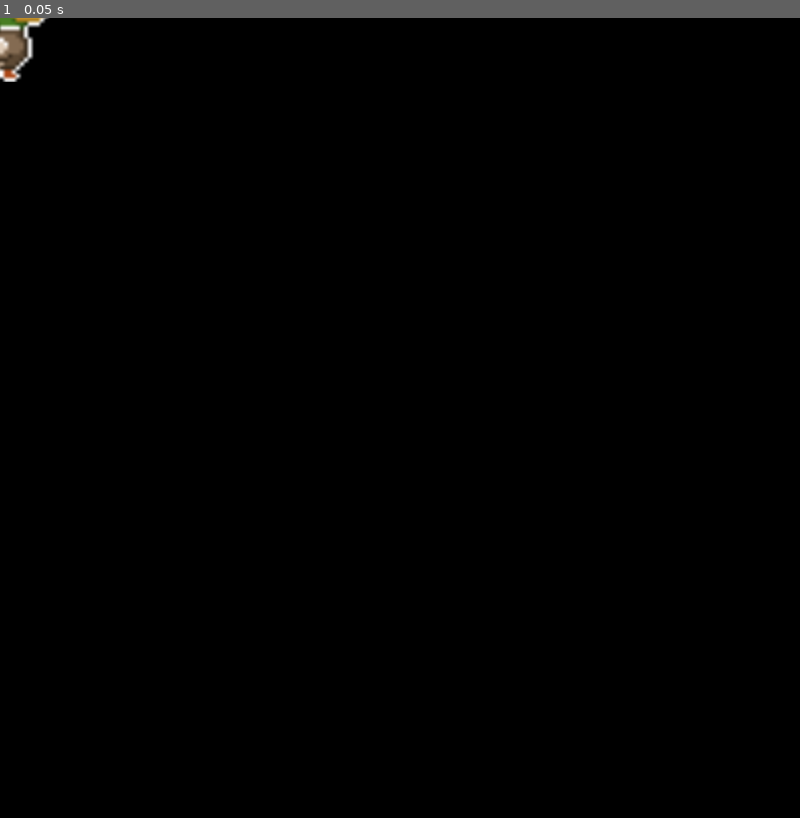
Above: before the commit, frame 1.
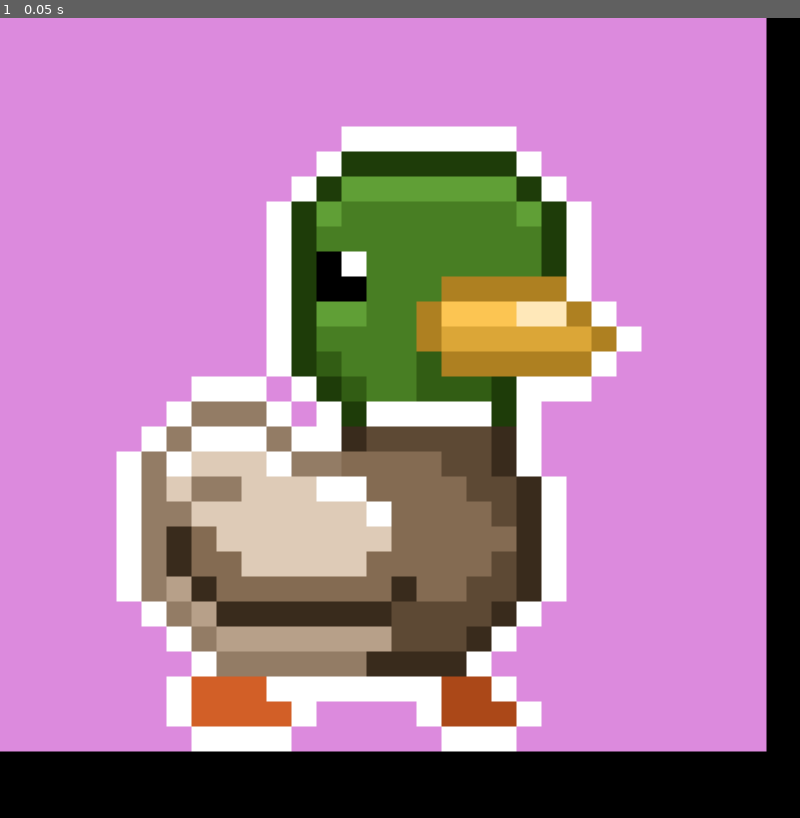
Above: after the commit, the same moment.

Repository: AndrewHaralson/DucktopDuckiePet
Game: Godot game, scene res://2Dscene.tscn
The game is run twice, just before and just after one commit, with the same random seed, the same clock (stepped at 60 frames per second) and the same inputs. Before the commit the project has no main scene; this scene is started directly in both runs.
Inputs:
- Up to frame 1 (0.05 s): no input

The runs differ from the first frame. In frame 1, 88% of the frame differs, in the area x 0-96%, y 0-92%.

Commit message:
made the duckie bounce around its finally working

Diff:
--- a/2Dscene.tscn
+++ b/2Dscene.tscn
@@ -1,5 +1,6 @@
 [gd_scene format=3 uid="uid://dkkn03k47arkh"]
 
+[ext_resource type="Script" uid="uid://bc3nlpcvpu7ux" path="res://scriptForDuckie.gd" id="1_4u5wd"]
 [ext_resource type="Texture2D" uid="uid://cxmq66e8y405l" path="res://ducky_3_spritesheet.png" id="1_vqkv7"]
 
 [sub_resource type="AtlasTexture" id="AtlasTexture_4u5wd"]
@@ -74,7 +75,7 @@
 atlas = ExtResource("1_vqkv7")
 region = Rect2(160, 32, 32, 32)
 
-[sub_resource type="SpriteFrames" id="SpriteFrames_i8ep6"]
+[sub_resource type="SpriteFrames" id="SpriteFrames_udmtx"]
 animations = [{
 "frames": [{
 "duration": 1.0,
@@ -91,7 +92,7 @@
 }],
 "loop": 1,
 "name": &"idle-bounce",
-"speed": 5.0
+"speed": 10.0
 }, {
 "frames": [{
 "duration": 1.0,
@@ -102,7 +103,7 @@
 }],
 "loop": 1,
 "name": &"idle-normal",
-"speed": 5.0
+"speed": 4.0
 }, {
 "frames": [{
 "duration": 1.0,
@@ -125,7 +126,7 @@
 }],
 "loop": 1,
 "name": &"walk-bounce",
-"speed": 5.0
+"speed": 10.0
 }, {
 "frames": [{
 "duration": 1.0,
@@ -148,16 +149,27 @@
 }],
 "loop": 1,
 "name": &"walk-normal",
-"speed": 5.0
+"speed": 8.0
 }]
 
+[sub_resource type="RectangleShape2D" id="RectangleShape2D_e3awi"]
+size = Vector2(64, 64)
+
 [node name="Node2D" type="Node2D" unique_id=1595614687]
+scale = Vector2(3, 3)
+script = ExtResource("1_4u5wd")
 
-[node name="AnimatedSprite2D" type="AnimatedSprite2D" parent="." unique_id=1568617603]
-sprite_frames = SubResource("SpriteFrames_i8ep6")
-animation = &"idle-bounce"
-frame_progress = 0.35018274
+[node name="AnimatedSprite2D" type="AnimatedSprite2D" parent="." unique_id=644313234]
+texture_filter = 1
+position = Vector2(-2.6666667, -5.3333335)
+scale = Vector2(2, 2)
+sprite_frames = SubResource("SpriteFrames_udmtx")
+animation = &"walk-normal"
+centered = false
 
-[node name="Area2D" type="Area2D" parent="." unique_id=983059053]
+[node name="Area2D" type="Area2D" parent="." unique_id=1951022957]
 
-[node name="CollisionShape2D" type="CollisionShape2D" parent="Area2D" unique_id=432408816]
+[node name="CollisionShape2D" type="CollisionShape2D" parent="Area2D" unique_id=176435105]
+visible = false
+position = Vector2(31.999996, 32)
+shape = SubResource("RectangleShape2D_e3awi")
--- a/project.godot
+++ b/project.godot
@@ -11,13 +11,15 @@
 [application]
 
 config/name="DesktopDuckie"
+run/main_scene="uid://dkkn03k47arkh"
 config/features=PackedStringArray("4.7", "GL Compatibility")
 config/icon="res://icon.svg"
 
 [display]
 
-window/size/viewport_width=200
-window/size/viewport_height=200
+window/size/viewport_width=192
+window/size/viewport_height=192
+window/size/initial_position=Vector2i(1980, 1080)
 window/size/borderless=true
 window/size/always_on_top=true
 window/size/transparent=true
--- /dev/null
+++ b/scriptForDuckie.gd
@@ -0,0 +1,23 @@
+extends Node2D
+
+var speed = 60.0
+var direction = Vector2(1,1)
+var screen_size = Vector2()
+var window_size = Vector2(192,192)
+
+func _ready():
+	screen_size = Vector2(DisplayServer.screen_get_size())
+	print(screen_size)
+
+func _physics_process(delta: float) -> void:
+	var window_position = Vector2(DisplayServer.window_get_position())
+	window_position += direction * speed * delta
+	print(window_position)
+	window_position.x = clamp(window_position.x,0,screen_size.x - window_size.x)
+	window_position.y = clamp(window_position.y,0,screen_size.y - window_size.y)
+	DisplayServer.window_set_position(Vector2i(window_position))
+
+	if window_position.x <= 0 or window_position.x >= screen_size.x-192:
+		direction.x *= -1
+	if window_position.y <= 0 or window_position.y >= screen_size.y-242:
+		direction.y *= -1
Binary file changed: ducky_3_spritesheet.png
Not shown, added: scriptForDuckie.gd.uid
